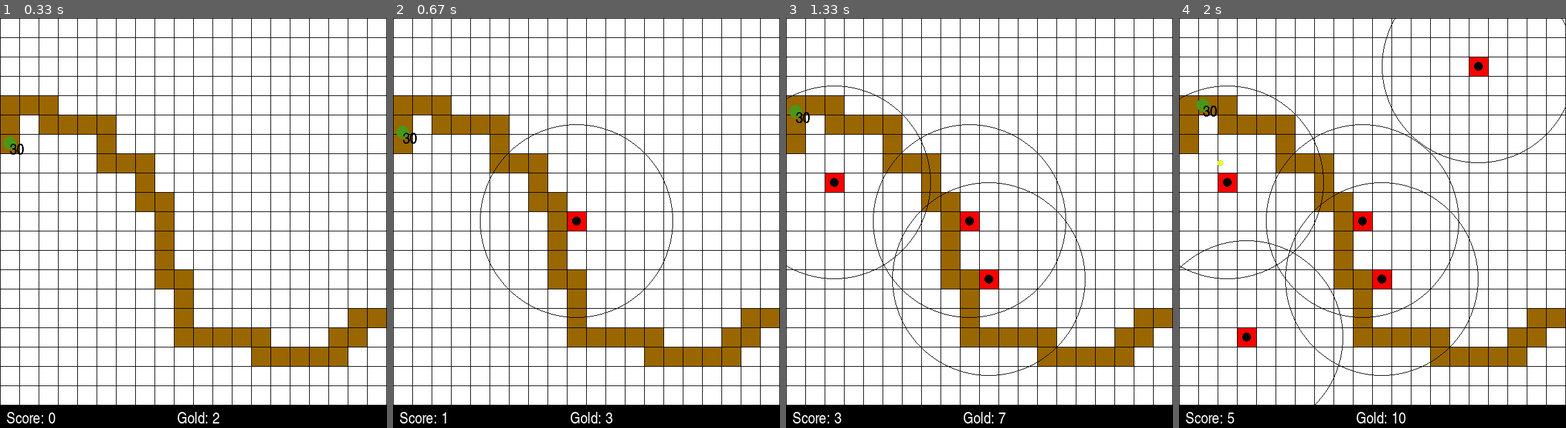
Above: before the commit, frames 1-4 (left to right).
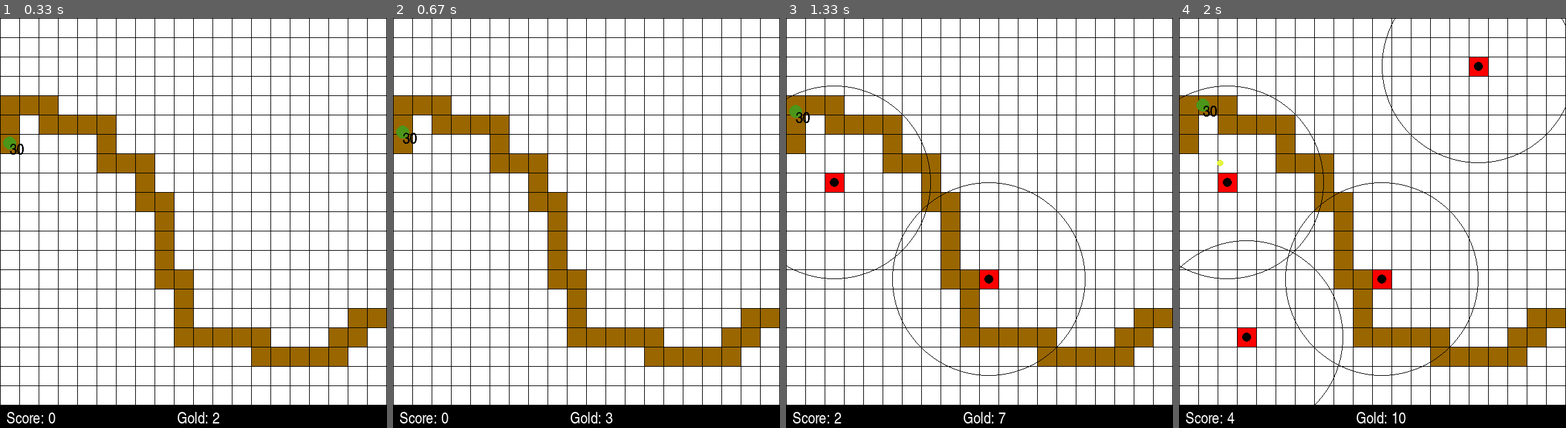
Above: after the commit, the same moments.

Repository: RMHendriks/TowerDefensePygame
Game: pygame game, started from towerdefense.py
Two runs of this game, one before a commit and one after it. Both use one fixed random seed, a clock stepped at 60 frames per second and the inputs below.
Inputs (mouse positions are in pixels of both pictures, inside the frame that each line leads up to):
- Up to frame 1 (0.33 s): no input
- Up to frame 2 (0.67 s): click (586, 227) at 0.38 s
- Up to frame 3 (1.33 s): click (836, 186) at 0.72 s; click (994, 280) at 1.05 s
- Up to frame 4 (2 s): click (1240, 329) at 1.38 s; click (1473, 75) at 1.72 s

Frame 1 is identical in both runs. In frame 2, 0.5% of the frame differs, in the area x 12-73%, y 25-99%; in frame 3, 0.4%; in frame 4, 0.5%.

Commit message:
More efficient buy_tower function and extra docstrings/comments

Diff:
--- a/cell.py
+++ b/cell.py
@@ -34,16 +34,14 @@
         pygame.draw.rect(window, self.color,
                          [self.x, self.y, self.width - 1, self.height - 1])
 
-    def clicked(self) -> bool:
+    def clicked(self, mouse_position) -> bool:
         """ Check if the cell has been clicked.
         Return True if the tile has been clicked, False if not. """
 
-        self.mouse_position = pygame.mouse.get_pos()
-
-        if (self.y + self.height > self.mouse_position[1]
-           and self.y < self.mouse_position[1]
-           and self.x + self.width > self.mouse_position[0]
-           and self.x < self.mouse_position[0]):
+        if (self.y + self.height > mouse_position[1]
+           and self.y < mouse_position[1]
+           and self.x + self.width > mouse_position[0]
+           and self.x < mouse_position[0]):
 
             return True
 
--- a/tower.py
+++ b/tower.py
@@ -51,6 +51,9 @@
     def select_target(self) -> bool:
         """ Selects are target within range and returns True if an enemy. """
 
+        # TODO make sure the tower searches for a new target if
+        # predicted_health <= 0 but the current target is still alive
+
         # check if the target has been removed from the list
         # and change target to None
         if self.target not in self.enemy_list:
--- a/towerdefense.py
+++ b/towerdefense.py
@@ -68,22 +68,20 @@
         # set game speed
         game_speed = SPEED * clock.tick(60)
 
-
         # event handeler
         for event in pygame.event.get():
             if event.type == pygame.QUIT:
                 game_running = False
 
-            if event.type == pygame.MOUSEBUTTONDOWN:
-                if event.button == 1:
-                    if buy_tower(grid, tower_list, enemy_list):
+            if event.type == pygame.MOUSEBUTTONDOWN and event.button == 1:
+                if buy_tower(grid, tower_list, enemy_list):
                         player.increment_score(1)
 
         player.increment_coins(0.1 * game_speed)
 
         window.fill(BLACK)
 
-        # update positions, spawns and drawing
+        # update positions, spawn objects and draw objects
         for list in grid:
             for cell in list:
                 cell.draw(window)
@@ -125,19 +123,27 @@
 
 
 def buy_tower(grid, tower_list: list[Tower], enemy_list: list[Enemy]):
+    """Function that returns True if a tower is buyable on the mouse click
+    and creates a tower object at the mouse location. Else return False"""
 
-    for x, list in enumerate(grid):
-        for y, cell in enumerate(list):
-            if cell.clicked() and not isinstance(cell, Road):
-                grid[x][y] = Tower(cell.x, cell.y, CELL_SIZE, enemy_list)
-                tower_list.append(grid[x][y])
-                return True
+    mouse_position = pygame.mouse.get_pos()
+    x = mouse_position[0] // CELL_SIZE
+    y = mouse_position[1] // CELL_SIZE
+    cell = grid[x][y]
+
+    if cell.clicked(mouse_position) and not isinstance(cell, Road):
+        grid[x][y] = Tower(cell.x, cell.y, CELL_SIZE, enemy_list)
+        tower_list.append(grid[x][y])
+        return True
 
     return False
 
 
-# draw path on the grid
+# TODO implement a better algorithm
 def draw_path(grid: list[list[Cell]]) -> list[Vector2]:
+    """Function that creates a path through the supplied grid.
+    Returns a list of Vector2 coordinates of the center of each
+    road tile, in order."""
 
     y = random.randint(1, len(grid) - 1)
     x = 0
